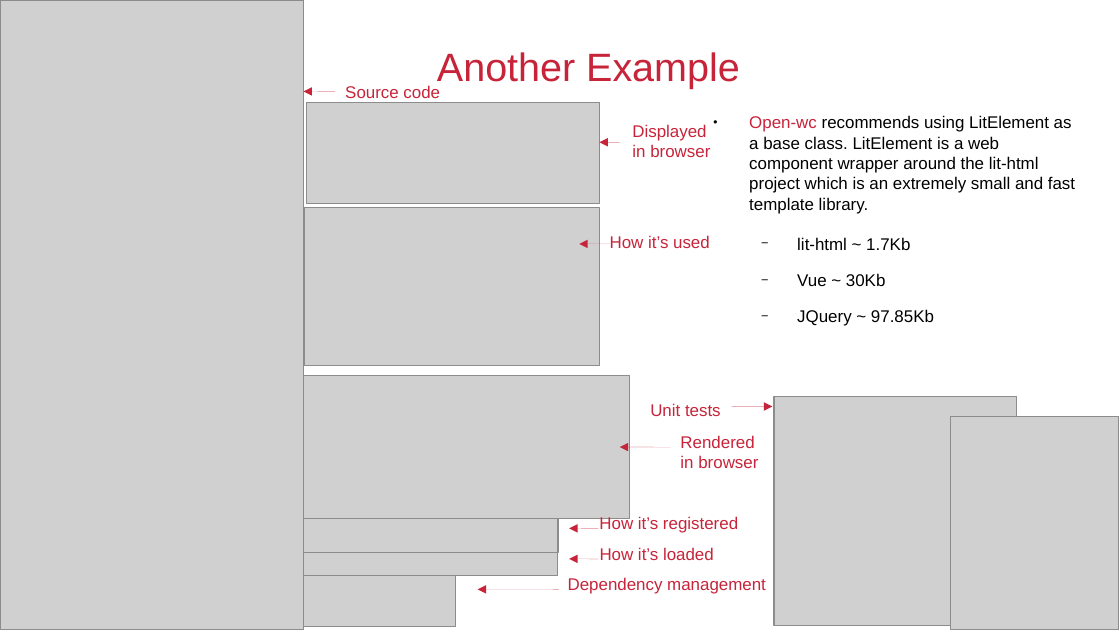
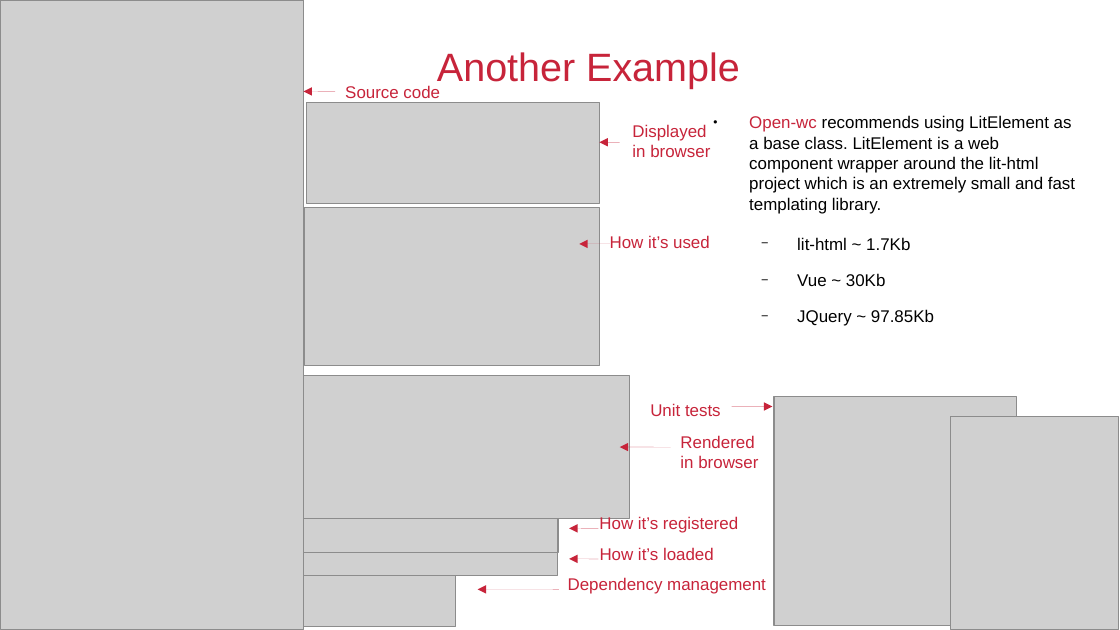
Before and after one commit to QuiWorks/wc-presentation, a slide deck: slide 6 of wc-pp-presentation.odp. Drawn at 1120x630 pixels with LibreOffice and Linux fonts; fonts in the diff are those of the drawing; grey boxes stand for pictures; background and template pictures are left out. Boxes give left, top, right and bottom in pixels: in the first picture for what was removed or moved away, otherwise in the second. Text is boxed around its words. In the diff, an @@ line names an element or a change of style, - is before the commit and + after.

```diff
--- a/wc-pp-presentation.odp
+++ b/wc-pp-presentation.odp
@@ text at <box>749,115,1075,214</box>: text changed @@
-● Open-wc recommends using LitElement as a base class. LitElement is a web component wrapper around the lit-html project which is an extremely small and fast template library.
+● Open-wc recommends using LitElement as a base class. LitElement is a web component wrapper around the lit-html project which is an extremely small and fast templating library.
```
Also in this commit, not shown: 4 other slides changed.
